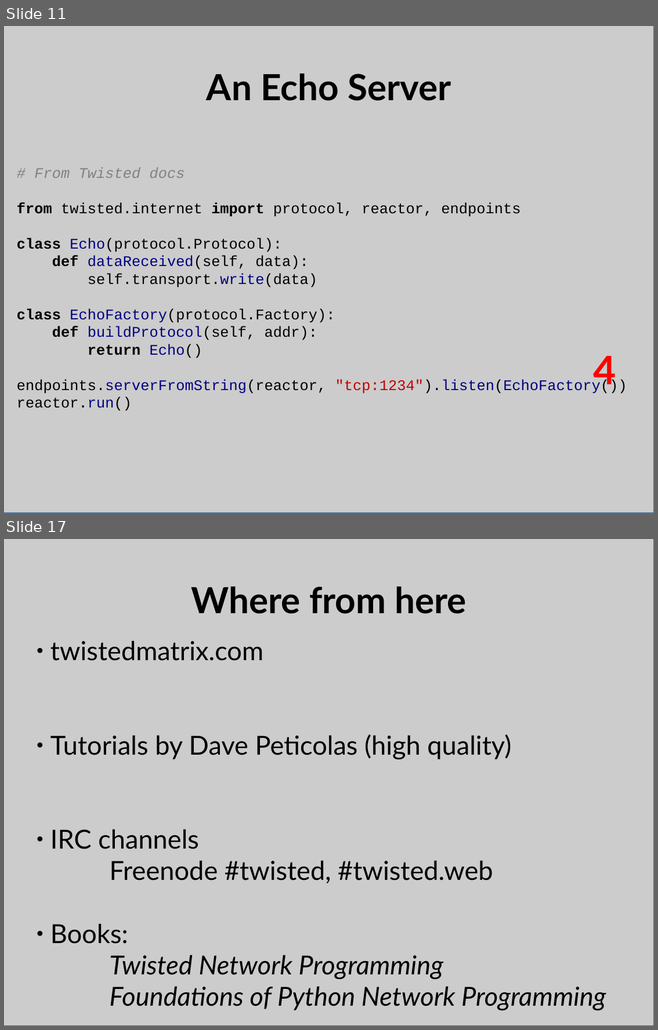
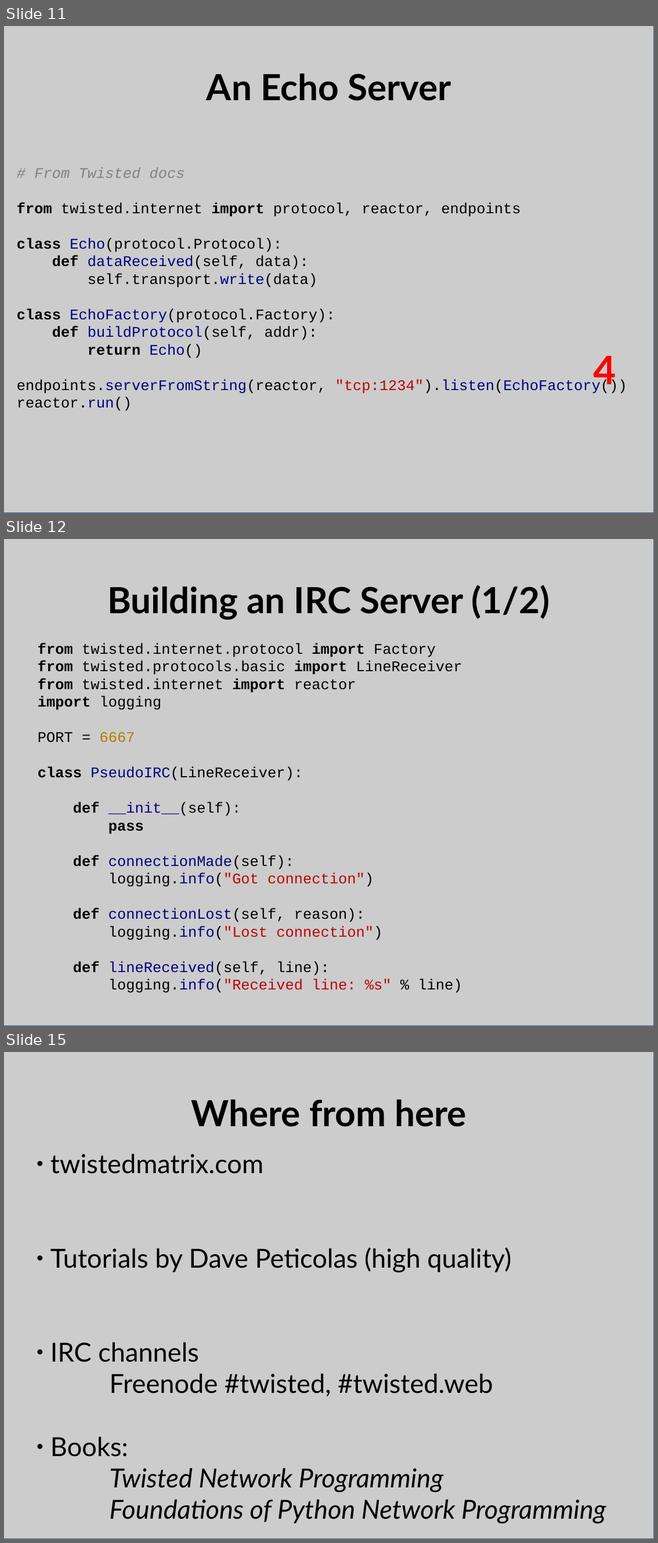
Before and after one commit to bpetering/linuxsa-talk-twisted, a slide deck: twisted_talk.odp. Shown one above the other, each under a label of ours: slides 11 and 17 before the commit, slides 11, 12 and 15 after it; the slides between them are not shown. The pictures are 658x1030 and 658x1543 pixels, drawn with LibreOffice and Linux fonts; fonts in the diff are those of the drawing. Boxes give left, top, right and bottom in pixels: in the first picture for what was removed or moved away, otherwise in the second. Text is boxed around its words. In the diff, an @@ line names an element or a change of style, - is before the commit and + after.

Commit message:
Finish IRC-ish server

```diff
--- a/twisted_talk.odp
+++ b/twisted_talk.odp
@@ slide 12 added at (4,539,654,1026), background #FFFFFF @@
@@ rectangle added at (4,539,654,1026), fill #CCCCCC, outline #3465A4 0 pt @@
@@ title added at (107,585,550,620), 44 pt, text #000000, bold @@
+Building an IRC Server (1/2)
@@ text added at (38,643,462,993), 18 pt, text #000000 @@
+from twisted.internet.protocol import Factory
+from twisted.protocols.basic import LineReceiver
+from twisted.internet import reactor
+import logging
+PORT = 6667
+class PseudoIRC(LineReceiver):
+def __init__(self):
+pass
+def connectionMade(self):
+logging.info("Got connection")
+def connectionLost(self, reason):
+logging.info("Lost connection")
+def lineReceived(self, line):
+logging.info("Received line: %s" % line)
@@ what was slide 17 is now slide 15 @@
```
Also in this commit, not shown: 1 slide changed, 1 other slide added, 4 slides removed, 1 other file.
